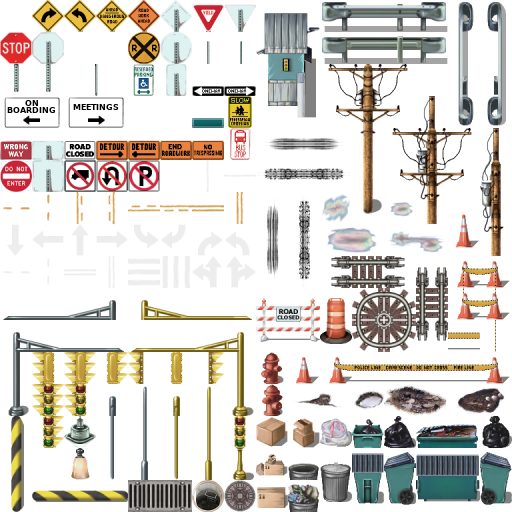
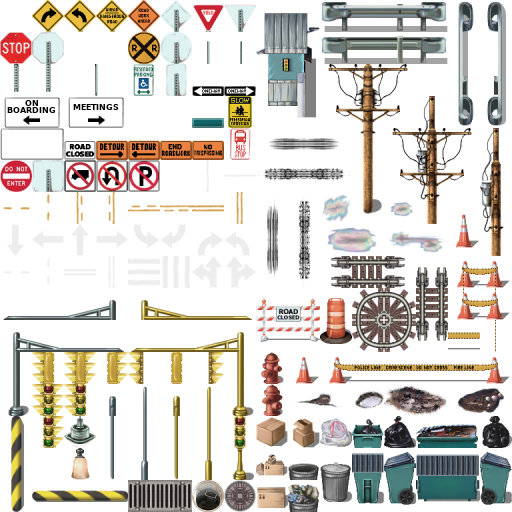
Layers edited between the first and the second 512 × 512 image:
painted on "KR_Urban_ModernExt_B.png" over [0, 128, 64, 160]
